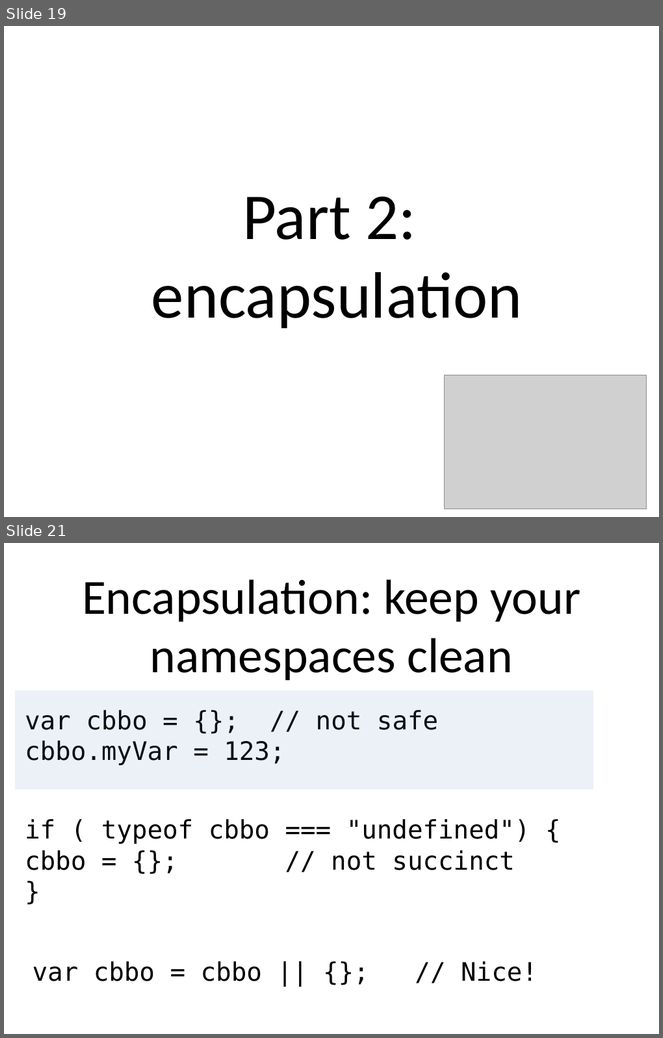
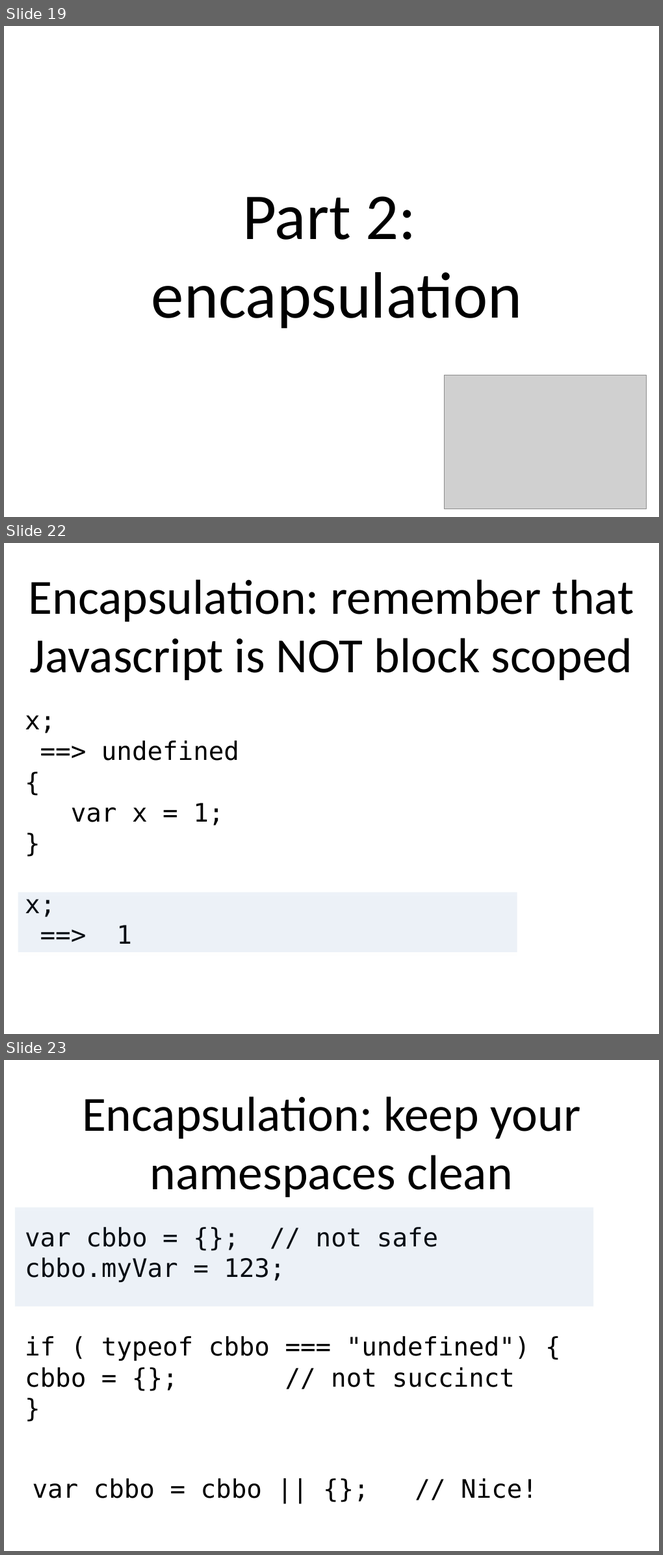
Before and after one commit to benralexander/lv, a slide deck: myD3_latest_c.ppt. Shown one above the other, each under a label of ours: slides 19 and 21 before the commit, slides 19, 22 and 23 after it; the slides between them are not shown. The pictures are 663x1038 and 663x1555 pixels, drawn with LibreOffice and Linux fonts; fonts in the diff are those of the drawing; grey boxes stand for pictures. Boxes give left, top, right and bottom in pixels: in the first picture for what was removed or moved away, otherwise in the second. Text is boxed around its words. In the diff, an @@ line names an element or a change of style, - is before the commit and + after.

```diff
--- a/myD3_latest_c.ppt
+++ b/myD3_latest_c.ppt
@@ slide 22 added at [4,543,659,1034], background #FFFFFF @@
@@ title added at [29,579,634,681], 54 pt, text #000000 @@
+Encapsulation: remember that Javascript is NOT block scoped
@@ text added at [25,715,239,944], 28 pt, text #000000 @@
+x;
+==> undefined
+{
+var x = 1;
+}
+x;
+==> 1
@@ rectangle added at [18,892,517,953], fill #4F81BD at 10% opacity @@
@@ what was slide 21 is now slide 23 @@
```
Also in this commit, not shown: 1 slide changed, 3 other slides added.
